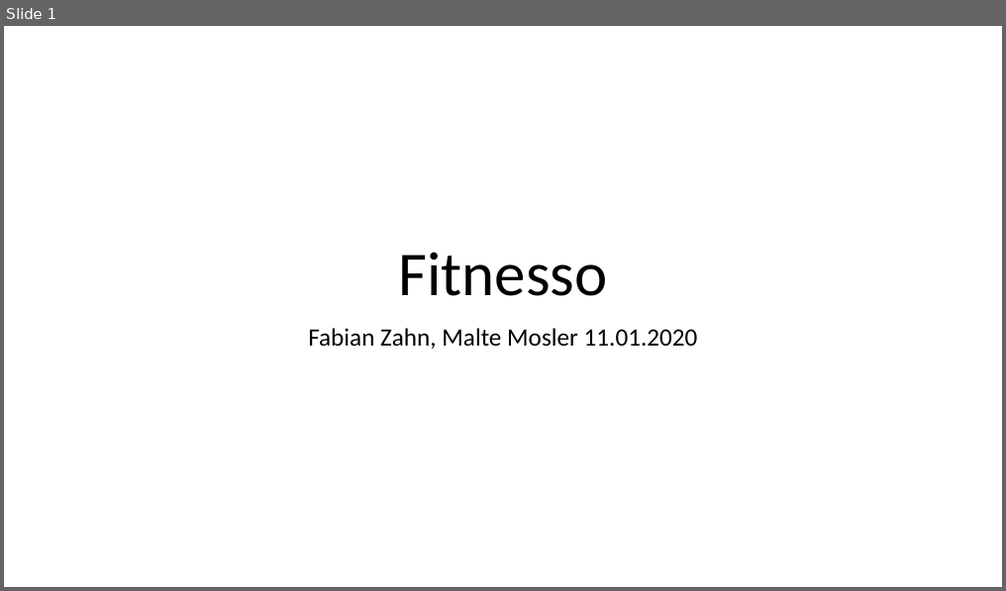
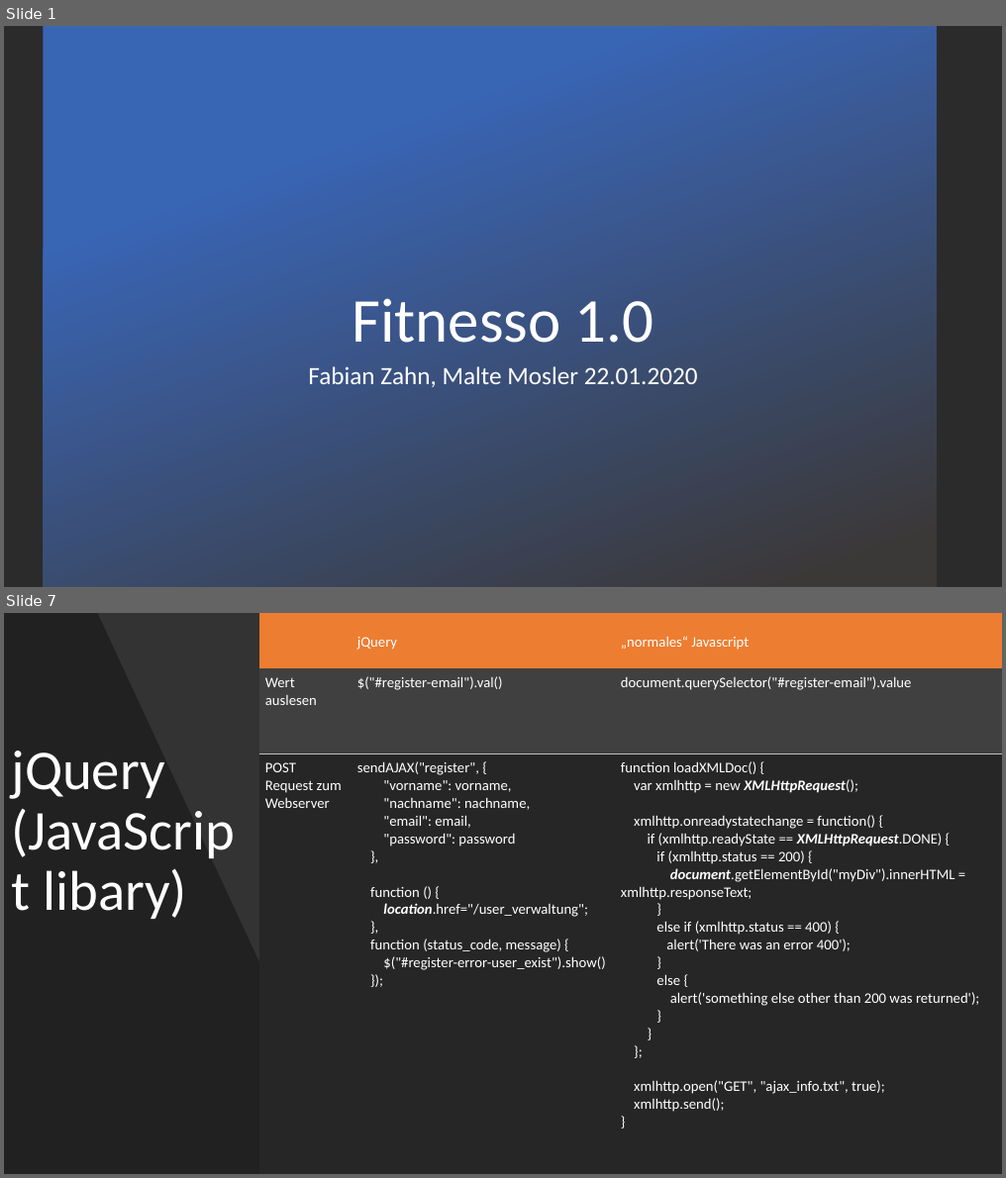
Before and after one commit to maltemosler/Fitnesso, a slide deck: Kommentare/PPP/PPP-Fitnesso.pptx. Shown one above the other, each under a label of ours: slide 1 before the commit, slides 1 and 7 after it; the slides between them are not shown. The pictures are 1006x591 and 1006x1178 pixels, drawn with LibreOffice and Linux fonts; fonts in the diff are those of the drawing; background and template pictures are left out; a plain dark background stands for a picture behind light text. Boxes give left, top, right and bottom in pixels: in the first picture for what was removed or moved away, otherwise in the second. Text is boxed around its words. In the diff, an @@ line names an element or a change of style, - is before the commit and + after.

```diff
--- a/Kommentare/PPP/PPP-Fitnesso.pptx
+++ b/Kommentare/PPP/PPP-Fitnesso.pptx
@@ slide 7 added at bbox=[4, 613, 1002, 1174], background #FFFFFF @@
@@ rectangle added at bbox=[4, 613, 391, 1174], fill #000000 at 80% opacity @@
@@ freeform shape added at bbox=[4, 613, 357, 1174], fill #000000 at 35% opacity @@
@@ table added at bbox=[260, 613, 1002, 1174], 3 rows, 3 columns @@
+ | jQuery | „normales“ Javascript
+Wert auslesen | $("#register-email").val() | document.querySelector("#register-email").value
+POST Request zum Webserver | sendAJAX("register", { "vorname": vorname, "nachname": nachname, "email": email, "password": password }, / function () { location.href="/user_verwaltung"; }, / function (status_code, message) { $("#register-error-user_exist").show() }); | function loadXMLDoc() { var xmlhttp = new XMLHttpRequest(); xmlhttp.onreadystatechange = function() { if (xmlhttp.readyState == XMLHttpRequest.DONE) { if (xmlhttp.status == 200) { document.getElementById("myDiv").innerHTML = xmlhttp.responseText; } else if (xmlhttp.status == 400) { alert('There was an error 400'); } else { alert('something else other than 200 was returned'); } } }; xmlhttp.open("GET", "ajax_info.txt", true); xmlhttp.send(); }
@@ title added at bbox=[12, 751, 187, 919], 54 pt, text #FFFFFF @@
+jQuery (JavaScript libary)
@@ slide 1 changed as well @@
@@ background #FFFFFF to picture (left out) @@
@@ rectangle added at bbox=[43, 26, 936, 587], fill gradient #3965B5 to #3B3838 @@
@@ title at bbox=[351, 298, 654, 343]: text changed; text colour #000000 to #FFFFFF @@
-Fitnesso
+Fitnesso 1.0
@@ subtitle at bbox=[308, 367, 698, 387]: text changed; text colour #000000 to #FFFFFF @@
-Fabian Zahn, Malte Mosler 11.01.2020
+Fabian Zahn, Malte Mosler 22.01.2020
```
Also in this commit, not shown: 11 other slides added, 14 other files.
